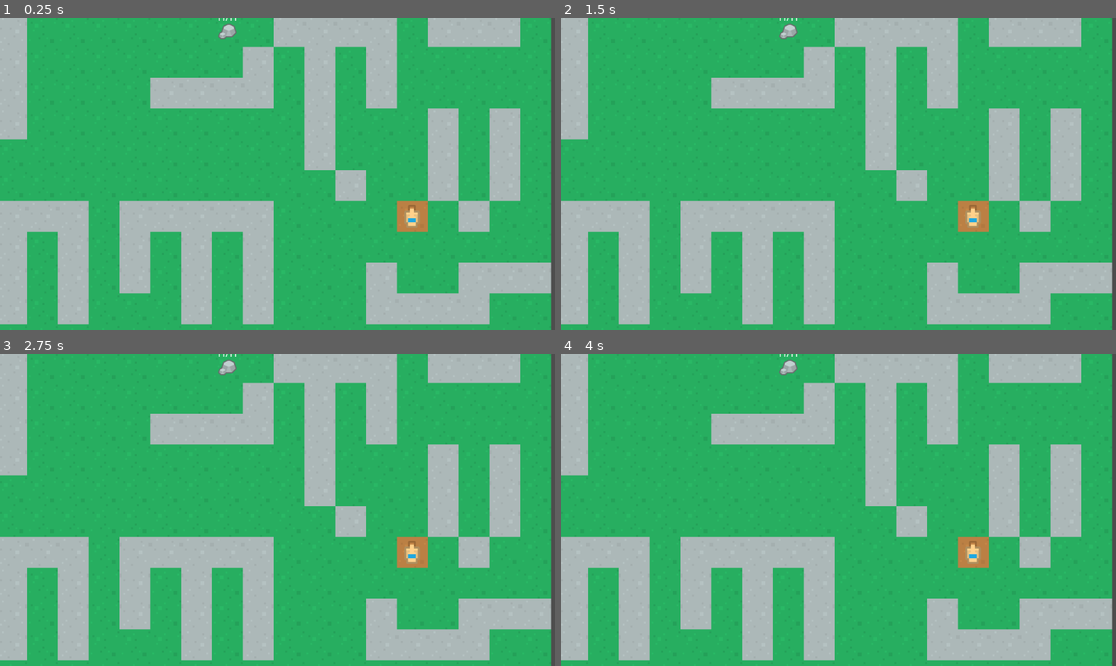
Above: before the commit, frames 1-4 (two rows, left to right).
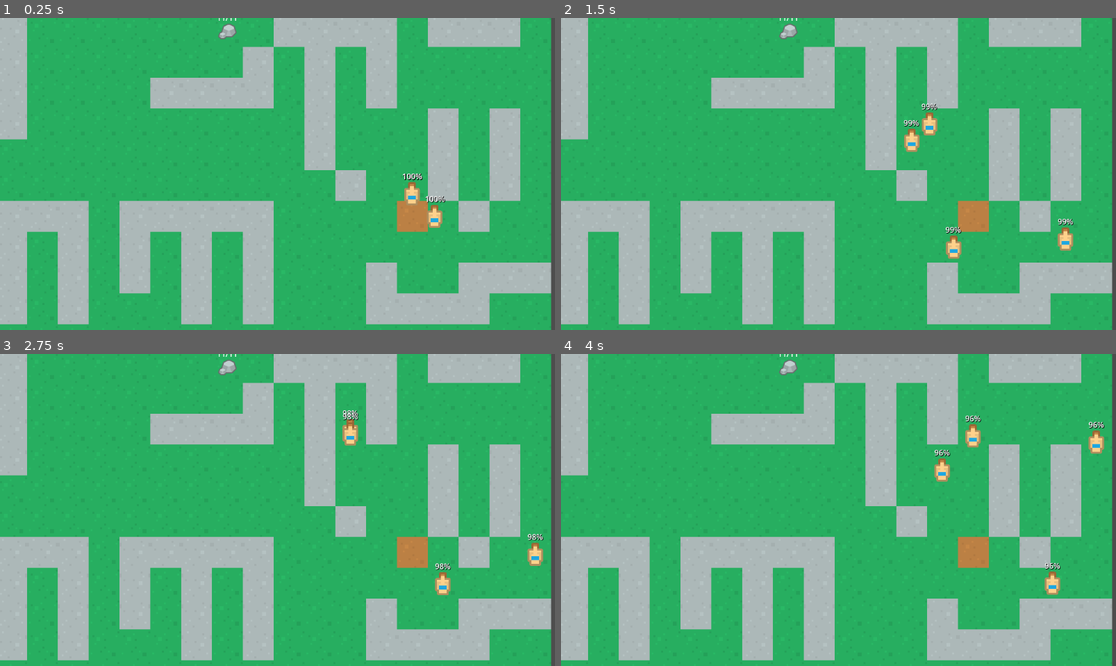
Above: after the commit, the same moments.

Repository: ApostolisSiampanis/intelligent-agents
Game: Godot game, scene res://scenes/main_scene.tscn
Two runs of this game, one before a commit and one after it. Both use one fixed random seed, a clock stepped at 60 frames per second and the inputs below. This scene is started directly instead of the project's main scene.
Inputs (mouse positions are in pixels of both pictures, inside the frame that each line leads up to):
- Up to frame 1 (0.25 s): no input
- Up to frame 2 (1.5 s): move the mouse to (960, 158) at 0.52 s; hold S (camera_move_down) 0.53-1.28 s; move the mouse to (727, 189) at 1.27 s; tap A (camera_move_left) at 1.35 s
- Up to frame 3 (2.75 s): move the mouse to (333, 441) at 2.02 s; hold D (camera_move_right) from 2.03 s (still down)
- Up to frame 4 (4 s): move the mouse to (810, 572) at 2.77 s; release D (camera_move_right) at 2.78 s; tap W (camera_move_up) at 2.85 s; move the mouse to (1005, 556) at 3.52 s; tap Middle mouse button (camera_pan) at 3.6 s

The runs differ from the first frame. In frame 1, 0.6% of the frame differs, in the area x 72-81%, y 49-68%; in frame 2, 1.0%; in frame 3, 0.9%; in frame 4, 1.1%, in the area x 67-98%, y 19-78%.
Error before the commit: Parse Error: Too few arguments for "calculate_dif()" call. Expected at least 2 but received 1. (res://scripts/agent.gd:191)

Commit message:
Add code for resource interaction
Implement logic to interact with resources and update the valuable tiles when needed

Co-Authored-By: Apostolis Siampanis <75365398+ApostolisSiampanis@users.noreply.github.com>

Diff:
--- a/scripts/agent.gd
+++ b/scripts/agent.gd
@@ -5,10 +5,12 @@
 @onready var label = $Label
 @onready var timer = %Timer
 
-const SPEED: int = 600
+const SPEED: int = 200
 var energy := MAX_ENERGY_LEVEL
 var current_goal_type: String = "stone"
-var carring_resource_amount = 5
+var carrying_resource_amount = 5
+# TODO: Remove
+var is_carrying = false
 
 enum State { WALKING, DECIDING, REFILLING, IDLE }
 enum SearchAlgorithm { EXPLORE, ASTAR, NONE }
@@ -109,10 +111,7 @@
 		goal_reached = goal_reached && astar_path_queue.is_empty()
 
 	if goal_reached:
-		if current_search_algorithm == SearchAlgorithm.EXPLORE:
-			update_valuable_tiles(current_tile_pos, tile_type)
-		# If the agent is at spawn
-		elif get_point_id(current_tile_pos) == valuable_tile_point_ids[spawn_tile_type]:
+		if get_point_id(current_tile_pos) == valuable_tile_point_ids[spawn_tile_type]:
 			# TODO: Check if the agent has any resources to leave at spawn
 			if energy <= SPAWN_REFILL_ENERGY_THRESHOLD:
 				current_state = State.REFILLING
@@ -148,6 +147,7 @@
 		not_visited.push_front(child_tile_pos)
 
 		# Add children points to AStart
+		# TODO: Save important tiles to valuable_tiles
 		var child_tile_id = get_point_id(child_tile_pos)
 		if !astar.has_point(child_tile_id):
 			astar.add_point(child_tile_id, child_tile_pos)
@@ -176,19 +176,12 @@
 func use_astar(current_tile_pos: Vector2i):
 	if astar_path_queue.is_empty():
 		# Create the path queue
-		# TODO: Find closest point
 		var target_tile_id
 		var target_tile_availability
 		if is_backtracking:
 			target_tile_id = get_point_id(not_visited[0])
 		else:
-			if valuable_tile_point_ids[current_goal_type] == spawn_tile_type:
-				target_tile_id = valuable_tile_point_ids[current_goal_type]
-			else:
-				for i in range(valuable_tile_point_ids[current_goal_type].size()):
-					target_tile_id = valuable_tile_point_ids[current_goal_type]["point"]
-					target_tile_availability = valuable_tile_point_ids[current_goal_type]["is_available"]
-					calculate_dif(current_tile_pos, )
+			target_tile_id = find_closest_tile_id(current_tile_pos, current_goal_type)
 
 		astar_path_queue = astar.get_id_path(get_point_id(current_tile_pos), target_tile_id).slice(1)
 
@@ -200,15 +193,13 @@
 	return vector.x * tile_map.MAX_Y + vector.y
 
 func redefine_goal(goal_reached: bool):
-
-	# TODO: Check for energy level
-
 	if goal_reached:
 		# TODO: Change goal based on team goals
 		# TODO: Call choose_search_algorithm()
-		if current_goal_type == "stone":
+		if current_goal_type == "stone" && is_carrying:
 			change_goal(spawn_tile_type)
 		else:
+			is_carrying = false
 			change_goal("stone")
 		return
 
@@ -225,22 +216,42 @@
 	if current_goal_type == null || current_goal_type.is_empty():
 		current_search_algorithm = SearchAlgorithm.NONE
 		return
+
 	if is_backtracking:
 		current_search_algorithm = SearchAlgorithm.ASTAR
 		return
-	current_search_algorithm = SearchAlgorithm.EXPLORE if !valuable_tile_point_ids.has(current_goal_type) else SearchAlgorithm.ASTAR
+
+	# Choose EXPLORE algorithm if the current_goal_type doesn't exist or all the tiles do not have available loot
+	if !valuable_tile_point_ids.has(current_goal_type):
+		current_search_algorithm = SearchAlgorithm.EXPLORE
+		return
+
+	if current_goal_type == spawn_tile_type:
+		current_search_algorithm = SearchAlgorithm.ASTAR
+		return
+
+	var has_available_point = false
+	for point in valuable_tile_point_ids[current_goal_type].keys():
+		if valuable_tile_point_ids[current_goal_type][point] == true:
+			has_available_point = true
+			break
+
+	current_search_algorithm = SearchAlgorithm.ASTAR if has_available_point else SearchAlgorithm.EXPLORE
 
 func get_tile_type(current_tile_pos: Vector2i):
 	var tile_data = tile_map.get_cell_tile_data(1, current_tile_pos)
 	if tile_data == null: tile_data = tile_map.get_cell_tile_data(0, current_tile_pos)
 	return tile_data.get_custom_data("type")
 
-func update_valuable_tiles(current_tile_pos: Vector2i, tile_type: String):
-	var current_tile_pos_id = get_point_id(current_tile_pos)
-	if valuable_tile_point_ids.has(tile_type):
-		valuable_tile_point_ids[tile_type].append(current_tile_pos_id)
+func update_valuable_tiles(current_tile_pos: Vector2i, tile_type: String, is_available: bool):
+	var current_tile_point_id = get_point_id(current_tile_pos)
+	var tile = {
+		current_tile_point_id: is_available
+	}
+	if !valuable_tile_point_ids.has(tile_type):
+		valuable_tile_point_ids[tile_type] = tile
 	else:
-		valuable_tile_point_ids[tile_type] = [current_tile_pos_id]
+		valuable_tile_point_ids[tile_type].merge(tile, true)
 
 func set_tile_map(tile_map: TileMap):
 	self.tile_map = tile_map
@@ -261,7 +272,66 @@
 	if energy <= 0:
 		queue_free()
 
+func find_closest_tile_id(current_tile_pos: Vector2i, tile_goal_type: String):
+	"""
+		Returns the closest tile id based on AStar knowledge
+
+		{
+			"spawn": 1234,
+			...,
+			"stone": {
+				2345: true,
+				...,
+				6789: false
+			}
+		}
+
+	"""
+	var saved_tiles = valuable_tile_point_ids[tile_goal_type]
+
+	if saved_tiles == null:
+		return null
+
+	# If the goal tile type is spawn tile, return it. Spawn tile can only be one
+	if tile_goal_type == spawn_tile_type:
+		return valuable_tile_point_ids[tile_goal_type]
+
+	# If only one resource of the given tile_type exists, return that as the closest
+	var dict_keys = saved_tiles.keys()
+	var first_key = dict_keys[0]
+	if dict_keys.size() == 1:
+		return first_key
+
+	# Find the closest among all tiles
+	var closest_tile_point = {
+		"id": first_key,
+		"steps": astar.get_id_path(get_point_id(current_tile_pos), first_key).size()
+	}
+	var point_id
+	var is_available
+	var steps
+	for i in range(1, valuable_tile_point_ids[tile_goal_type].size()):
+		point_id = dict_keys[i]
+		is_available = saved_tiles[point_id]
+		# If the tile is not available then skip. Not available means there is no amount left on that resource
+		if !is_available: continue
+		# Check if this point is closer
+		steps = astar.get_id_path(get_point_id(current_tile_pos), point_id).size()
+		if steps < closest_tile_point["steps"]:
+			closest_tile_point["id"] = point_id
+			closest_tile_point["steps"] = steps
+
+	return closest_tile_point["id"]
+
 func on_resource_interact(resource):
 	if current_goal_type == resource.type:
+		var loot_amount = resource.loot(carrying_resource_amount)
+		var current_tile_pos = tile_map.local_to_map(position)
+		is_carrying = loot_amount > 0
+		if resource.current_amount <= 0:
+			update_valuable_tiles(current_tile_pos, resource.type, false)
+		elif !valuable_tile_point_ids.has(resource.type):
+			update_valuable_tiles(current_tile_pos, resource.type, true)
+		# If the agent is at spawn
+		print("Loot amount: " + str(loot_amount))
 		print("Current amount: " + str(resource.current_amount))
-		print("Loot amount: " + str(resource.loot(carring_resource_amount)))
